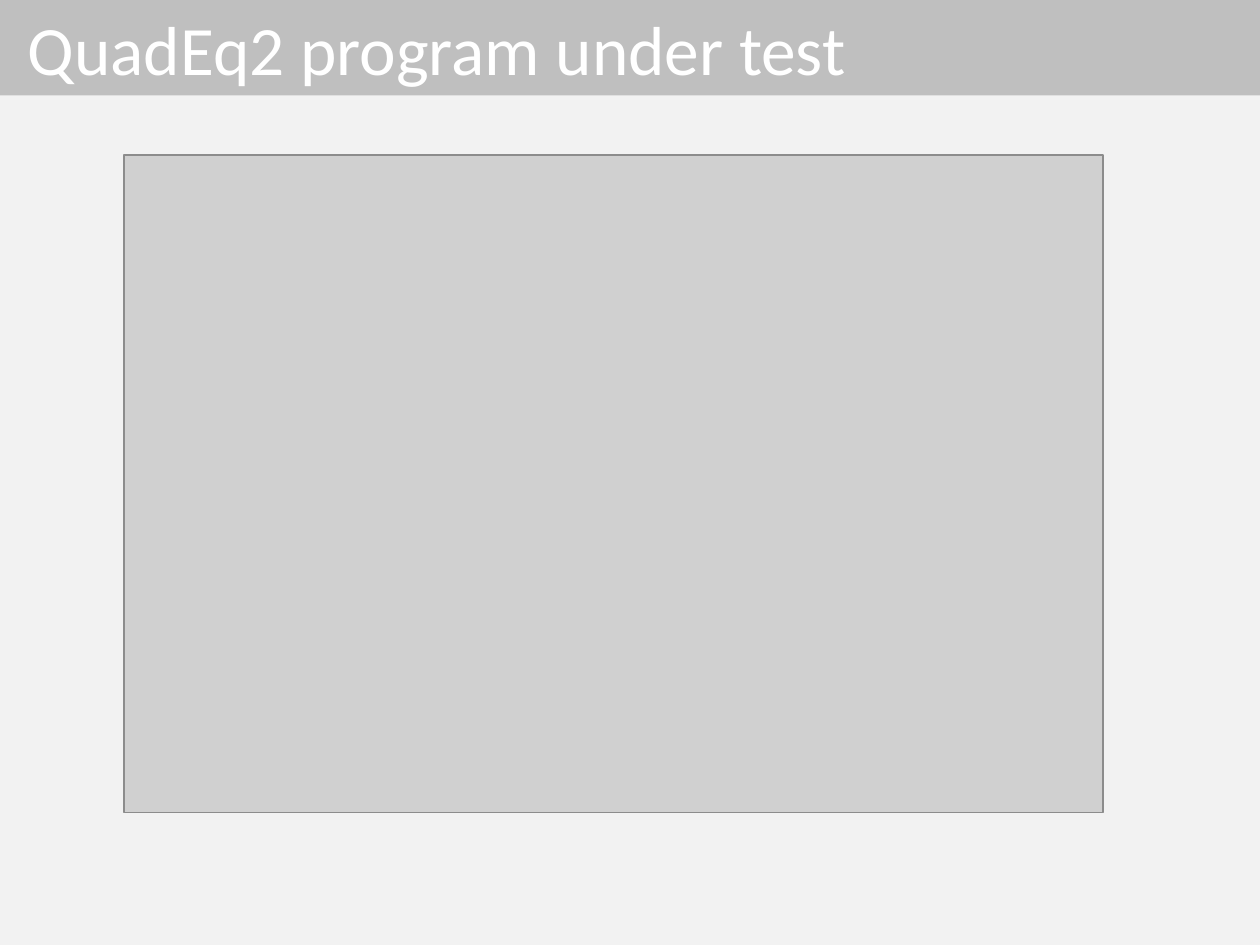
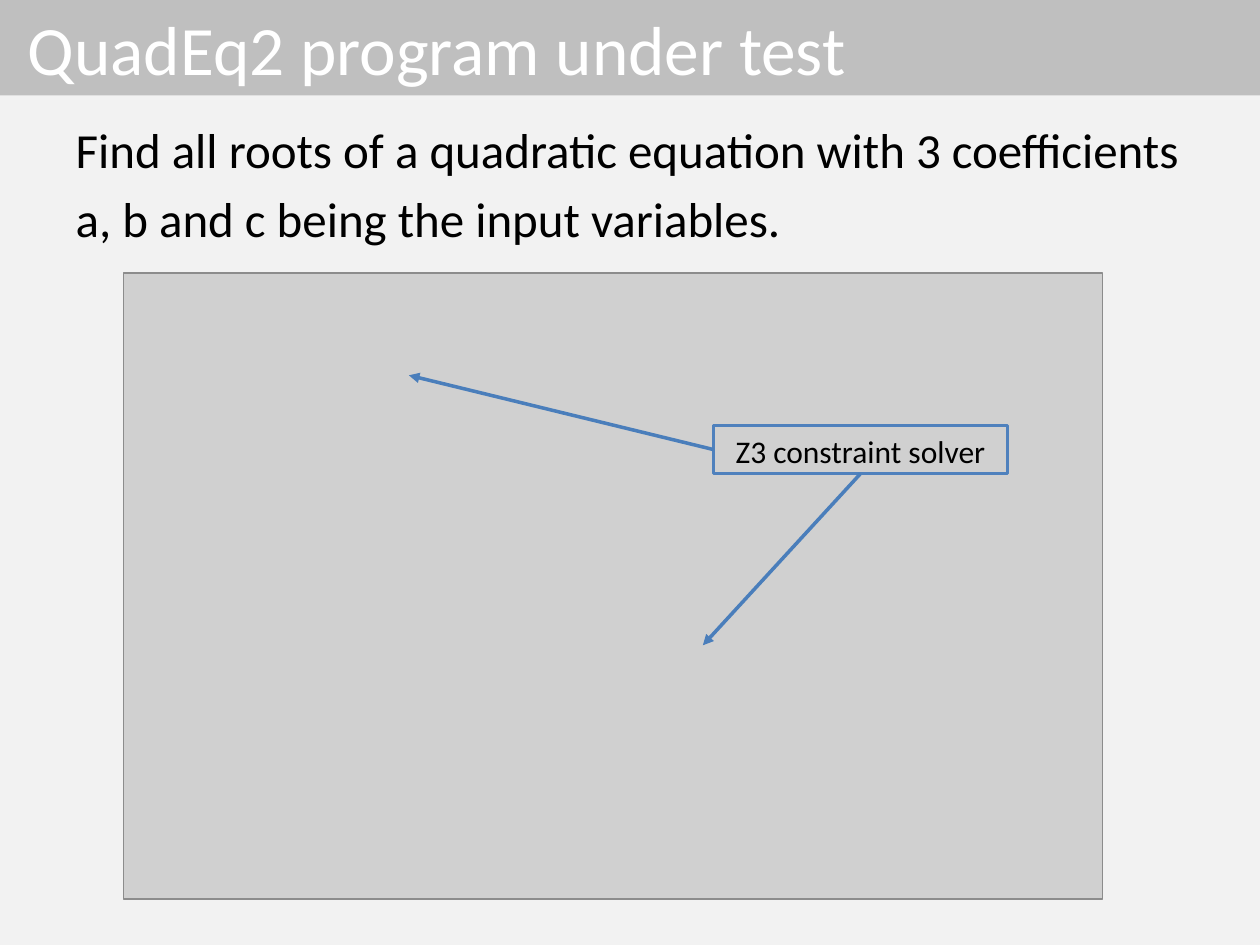
Before and after one commit to dinhngocthi/GAsource, a slide deck: slide 23 of CFT4CUnitSrc/src/report/ACOMP2016_Presentation.pptx. Drawn at 1260x945 pixels with LibreOffice and Linux fonts; fonts in the diff are those of the drawing; grey boxes stand for pictures. Boxes give left, top, right and bottom in pixels: in the first picture for what was removed or moved away, otherwise in the second. Text is boxed around its words. In the diff, an @@ line names an element or a change of style, - is before the commit and + after.

```diff
--- a/CFT4CUnitSrc/src/report/ACOMP2016_Presentation.pptx
+++ b/CFT4CUnitSrc/src/report/ACOMP2016_Presentation.pptx
@@ text added at bbox=[76, 134, 1179, 246], 28 pt, text #000000 @@
+Find all roots of a quadratic equation with 3 coefficients
+a, b and c being the input variables.
@@ picture: place and size @@
-picture at bbox=[123, 155, 1102, 813]
+picture at bbox=[123, 273, 1102, 900]
@@ arrow added from (713, 450) to (410, 375), #4B7EBC 2 pt @@
@@ rectangle added at bbox=[713, 426, 1007, 474], outline #4F81BD 1.5 pt, 18 pt, text #000000 @@
+Z3 constraint solver
@@ arrow added from (861, 474) to (703, 645), #4B7EBC 2 pt @@
```
Also in this commit, not shown: 4 other slides changed.
